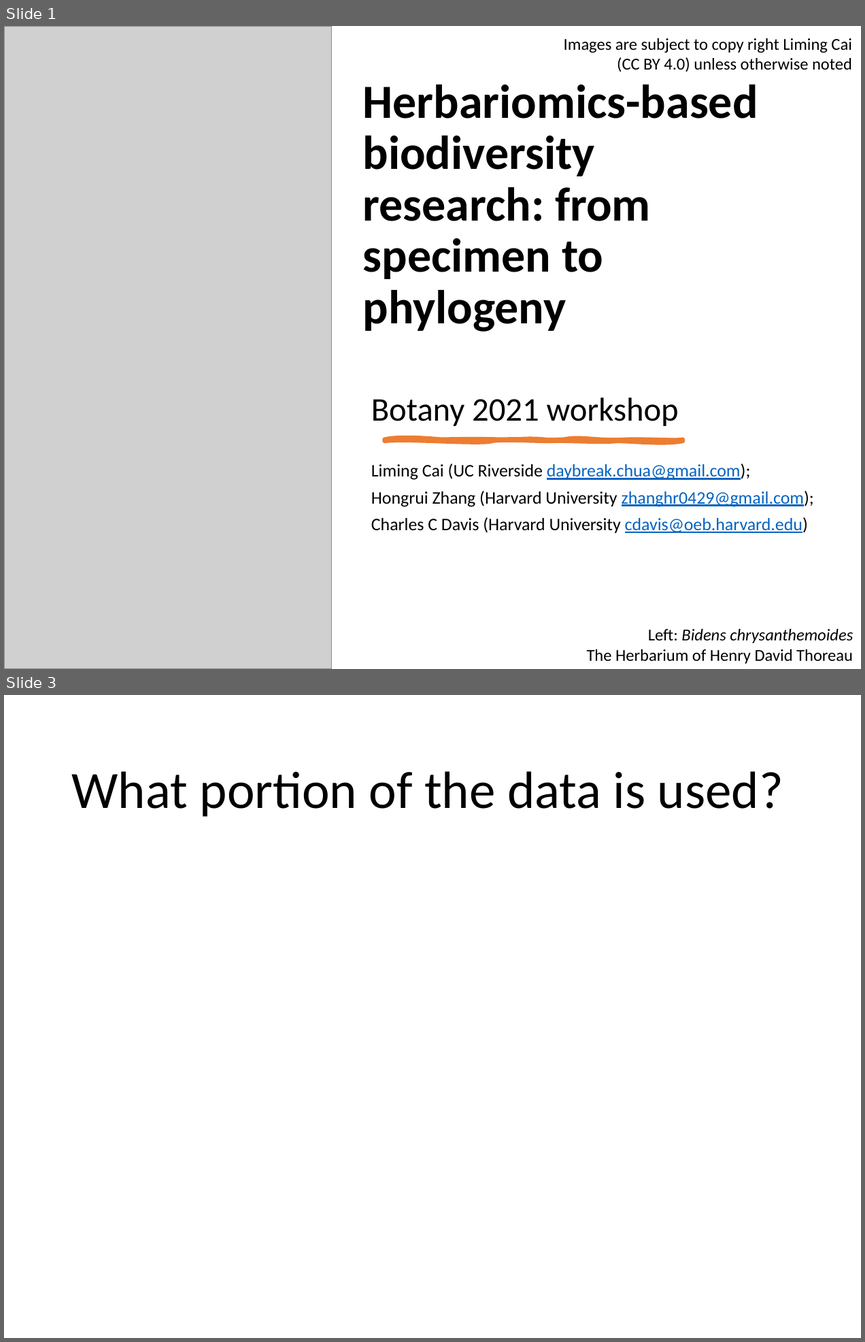
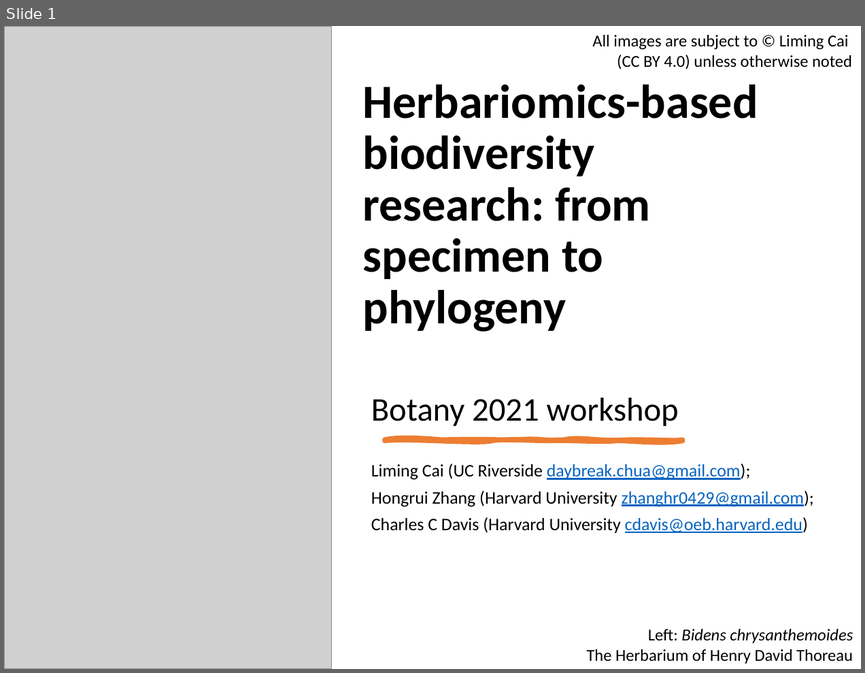
Before and after one commit to lmcai/PhyloHerb, a slide deck: botany2021_tutorial/PhyloHerb_botany2021.pptx. Shown one above the other, each under a label of ours: slides 1 and 3 before the commit, slide 1 after it; the slides between them are not shown. The pictures are 865x1342 and 865x673 pixels, drawn with LibreOffice and Linux fonts; fonts in the diff are those of the drawing; grey boxes stand for pictures. Boxes give left, top, right and bottom in pixels: in the first picture for what was removed or moved away, otherwise in the second. Text is boxed around its words. In the diff, an @@ line names an element or a change of style, - is before the commit and + after.

```diff
--- a/botany2021_tutorial/PhyloHerb_botany2021.pptx
+++ b/botany2021_tutorial/PhyloHerb_botany2021.pptx
@@ slide 3 removed at <box>4,695,861,1338</box>, background #FFFFFF @@
@@ title removed at <box>71,771,783,817</box> @@
-What portion of the data is used?
@@ slide 1 changed as well @@
@@ text at <box>592,35,852,70</box>: text changed @@
-Images are subject to copy right Liming Cai (CC BY 4.0) unless otherwise noted
+All images are subject to © Liming Cai
+(CC BY 4.0) unless otherwise noted
```
Also in this commit, not shown: 2 other slides changed, 8 slides added, 2 other slides removed.
